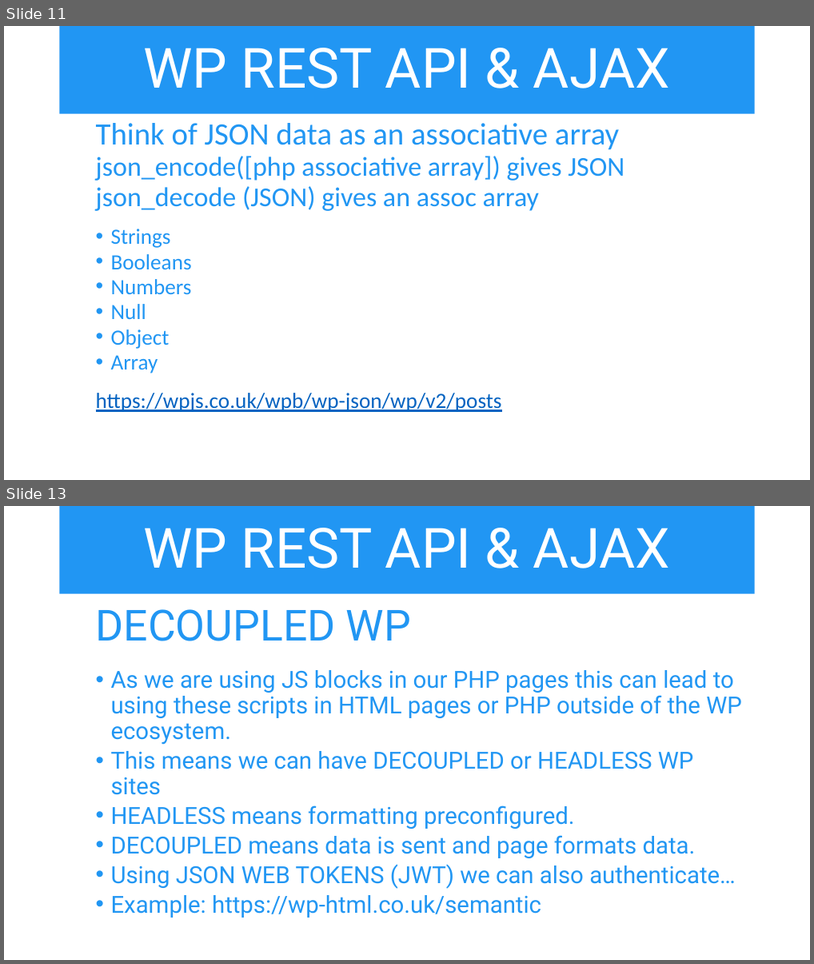
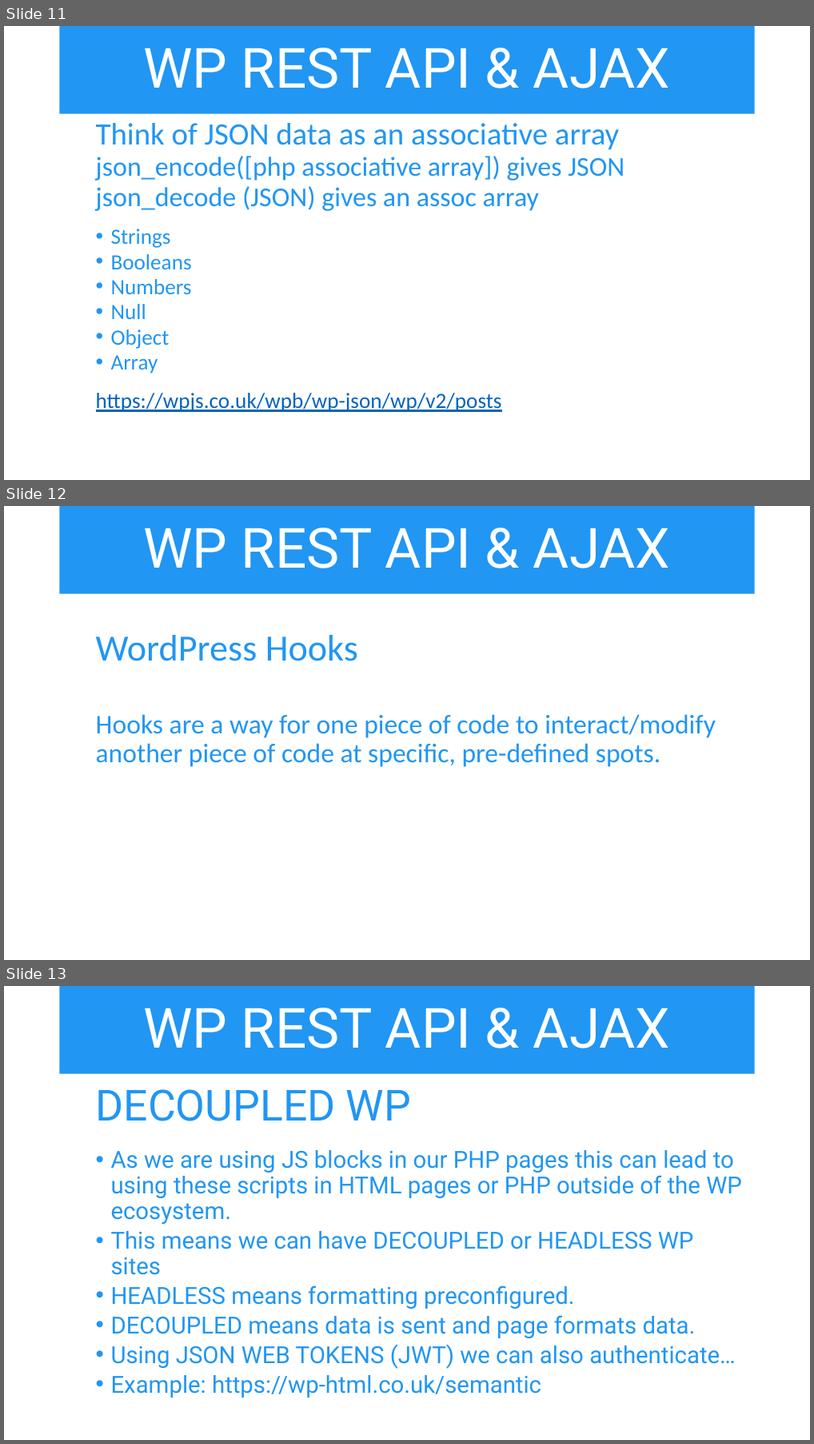
Before and after one commit to iwswordpress/rest, a slide deck: rest-api-workshop.pptx. Shown one above the other, each under a label of ours: slides 11 and 13 before the commit, slides 11, 12 and 13 after it; the slides between them are not shown. The pictures are 814x964 and 814x1444 pixels, drawn with LibreOffice and Linux fonts; fonts in the diff are those of the drawing. Boxes give left, top, right and bottom in pixels: in the first picture for what was removed or moved away, otherwise in the second. Text is boxed around its words. In the diff, an @@ line names an element or a change of style, - is before the commit and + after.

```diff
--- a/rest-api-workshop.pptx
+++ b/rest-api-workshop.pptx
@@ slide 12 added at bbox=[4, 506, 810, 960], background #FFFFFF @@
@@ title added at bbox=[60, 506, 755, 594], fill #2196F3, 66 pt, text #FFFFFF @@
+WP REST API & AJAX
@@ text added at bbox=[96, 635, 716, 767], 32 pt, text #2196F3 @@
+  WordPress Hooks
+  Hooks are a way for one piece of code to interact/modify another piece of code at specific, pre-defined spots.
```
Also in this commit, not shown: 2 other slides added, 2 slides removed, 5 other files.
